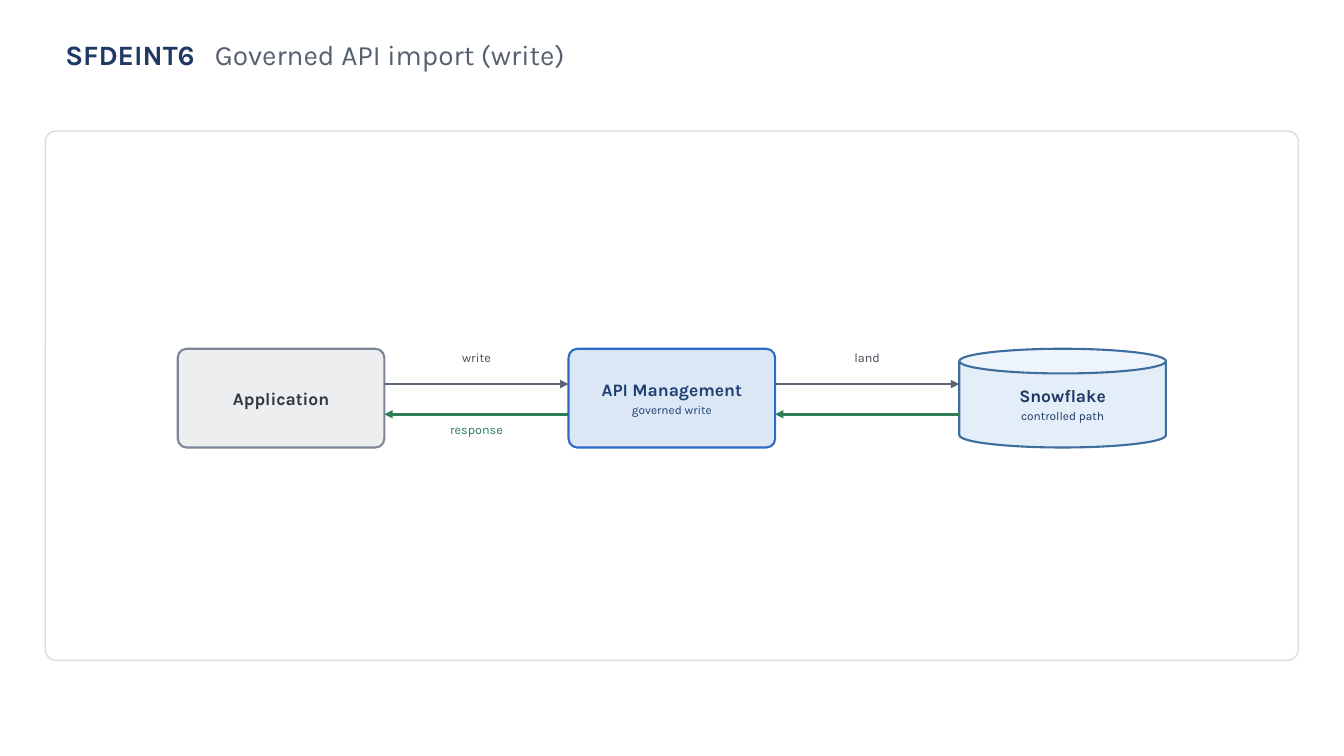
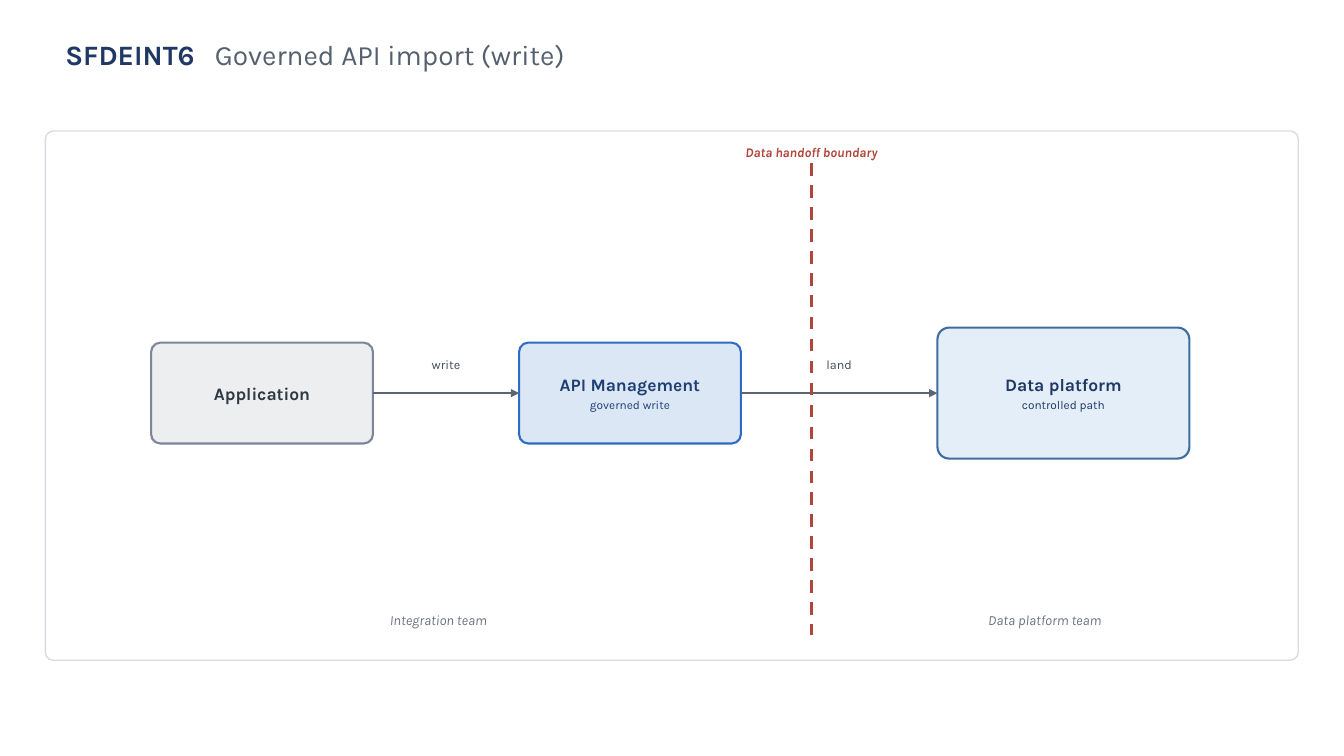
Before and after one commit to xpuneet/Pers, a slide deck: slide 27 of Chaucer_Integration_Pattern_Diagrams_Editable.pptx (slide 28 before the commit). Drawn at 1344x756 pixels with LibreOffice and Linux fonts; fonts in the diff are those of the drawing. Boxes give left, top, right and bottom in pixels: in the first picture for what was removed or moved away, otherwise in the second. Text is boxed around its words. In the diff, an @@ line names an element or a change of style, - is before the commit and + after.

```diff
--- a/Chaucer_Integration_Pattern_Diagrams_Editable.pptx
+++ b/Chaucer_Integration_Pattern_Diagrams_Editable.pptx
@@ rounded rectangle at bbox=[45, 131, 1299, 660]: proportions changed @@
@@ text added at bbox=[745, 148, 877, 161], 9.5 pt, text #B0453B, bold, italic @@
+Data handoff boundary
@@ line added from (812, 163) to (812, 635), #B0453B 2.25 pt dashed @@
@@ rounded rectangle "Data platform": place and size @@
-rounded rectangle "Data platform" at bbox=[960, 349, 1167, 448]
+rounded rectangle "Data platform" at bbox=[938, 328, 1190, 459]
@@ rounded rectangle "Data platform" at bbox=[938, 328, 1190, 459]: cylinder to rounded rectangle @@
@@ rounded rectangle "Application": place and size @@
-rounded rectangle "Application" at bbox=[177, 349, 384, 448]
+rounded rectangle "Application" at bbox=[151, 343, 373, 444]
@@ text "write": place and size @@
-text "write" at bbox=[462, 353, 491, 362]
+text "write" at bbox=[432, 360, 461, 369]
@@ rounded rectangle "API Management": place and size @@
-rounded rectangle "API Management" at bbox=[569, 349, 775, 448]
+rounded rectangle "API Management" at bbox=[519, 343, 741, 444]
@@ text "land": place and size @@
-text "land" at bbox=[854, 353, 880, 362]
+text "land" at bbox=[826, 360, 852, 369]
@@ text in rounded rectangle at bbox=[1005, 379, 1122, 395]: text changed @@
-Snowflake
+Data platform
@@ arrow moved from (384, 384) - (569, 384) to (373, 393) - (519, 393) @@
@@ arrow removed from (569, 414) to (384, 414) @@
@@ arrow moved from (775, 384) - (960, 384) to (741, 393) - (938, 393) @@
@@ arrow removed from (960, 414) to (775, 414) @@
@@ text removed at bbox=[450, 428, 503, 437] @@
-response
@@ text added at bbox=[390, 615, 487, 629], 10 pt, text #6B7280, italic @@
+Integration team
@@ text added at bbox=[988, 615, 1102, 629], 10 pt, text #6B7280, italic @@
+Data platform team
```
Also in this commit, not shown: 5 other slides changed, 1 slide removed.
